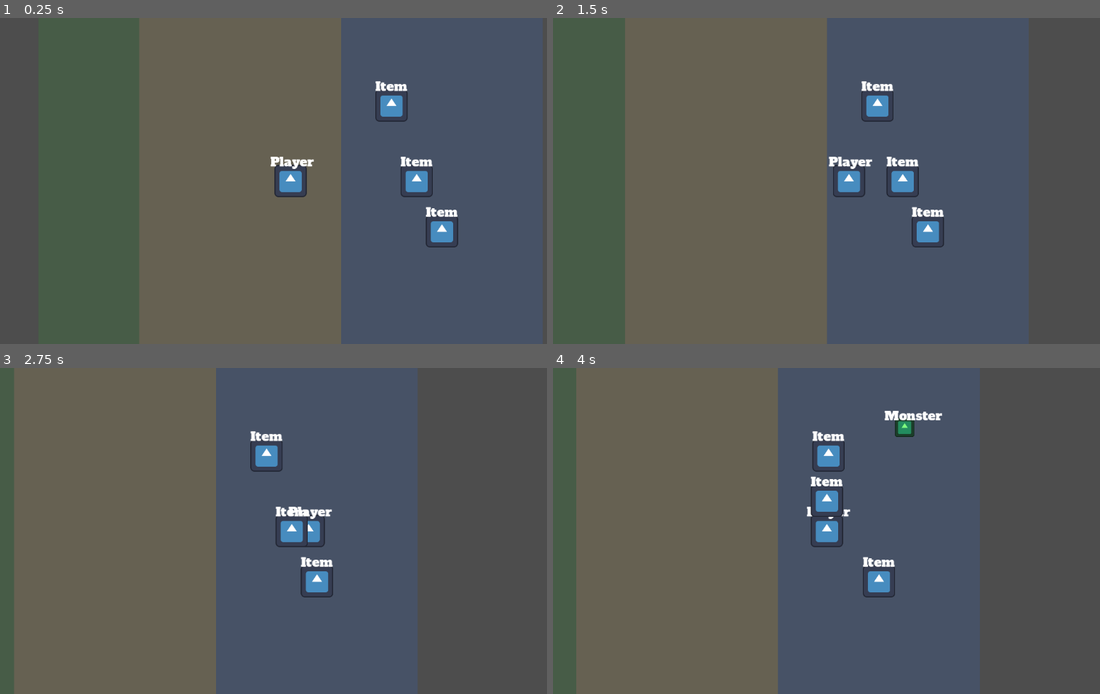
Above: before the commit, frames 1-4 (two rows, left to right).
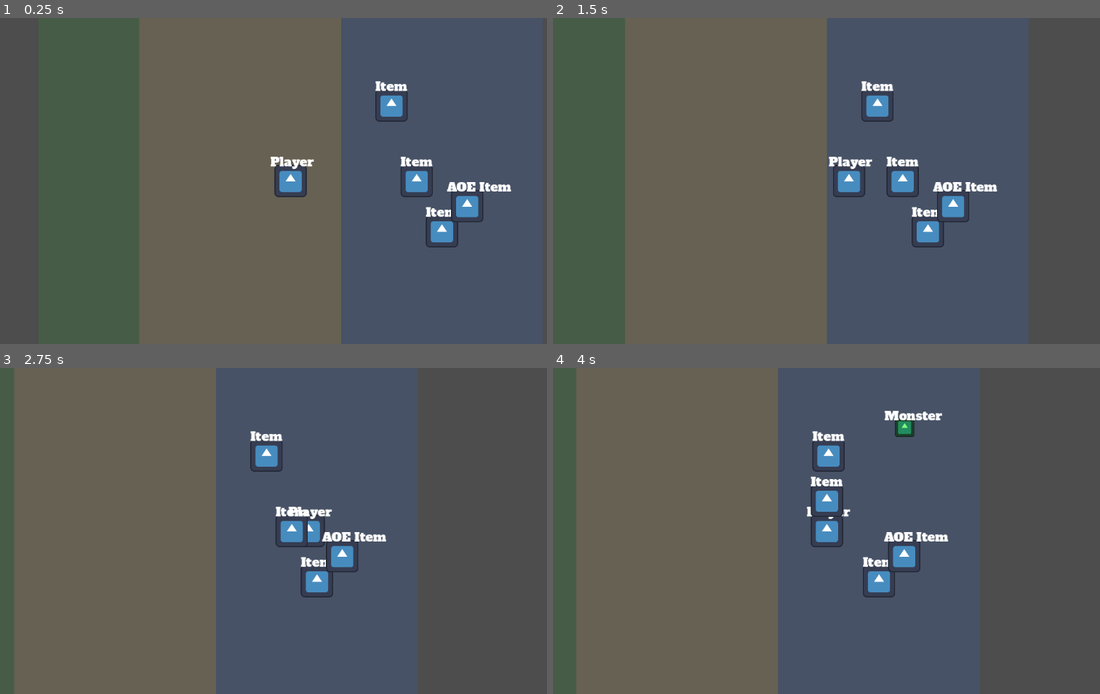
Above: after the commit, the same moments.

Repository: poga/dark-sea
Game: Godot game, scene res://scenes/game/main.tscn
Two runs of this game, one before a commit and one after it. Both use one fixed random seed, a clock stepped at 60 frames per second and the inputs below. The project has no main scene, so this scene is started directly. The engine's default icon, where the game draws it, is replaced by a stand-in: a white triangle on a blue panel in a dark square.
Inputs (mouse positions are in pixels of both pictures, inside the frame that each line leads up to):
- Up to frame 1 (0.25 s): no input
- Up to frame 2 (1.5 s): tap Enter at 0.5 s; move the mouse to (968, 164) at 0.52 s; hold D (move_right) 0.53-1.25 s; hold Space (interact) 0.53-1.25 s; click (968, 164) at 0.67 s; drag from (728, 197) to (591, 181) at 1.27 s
- Up to frame 3 (2.75 s): move the mouse to (350, 459) at 2.02 s; hold D (move_right) from 2.03 s (still down); tap Alt at 2.1 s
- Up to frame 4 (4 s): release D (move_right) at 2.75 s; drag from (815, 596) to (870, 531) at 2.77 s; move the mouse to (1017, 579) at 3.52 s; hold A (move_left) from 3.53 s (still down); hold Space (interact) from 3.53 s (still down)

The runs differ from the first frame. In frame 1, 0.6% of the frame differs, in the area x 81-94%, y 50-63%; in frame 2, 0.6%; in frame 3, 0.6%, in the area x 58-71%, y 50-63%; in frame 4, 0.6%.

Commit message:
feat: add AOE item as example custom turret type
Co-Authored-By: Claude Opus 4.6 <noreply@anthropic.com>

Diff:
--- /dev/null
+++ b/core/tests/test_aoe_item.gd
@@ -0,0 +1,28 @@
+extends GutTest
+
+var item: Area2D
+
+func before_each():
+	item = preload("res://scenes/item/aoe_item.tscn").instantiate()
+	add_child_autofree(item)
+
+func test_inherits_base_item_state():
+	assert_eq(item.current_state, item.State.PICKUP)
+
+func test_has_custom_export():
+	assert_true(item.explosion_radius > 0)
+
+func test_inherits_base_exports():
+	assert_eq(item.attack_range, 150.0)
+	assert_eq(item.attack_rate, 1.0)
+
+func test_drop_activates_turret():
+	item.drop()
+	assert_eq(item.current_state, item.State.TURRET)
+	var detection: Area2D = item.get_node("TurretState/DetectionArea")
+	assert_true(detection.monitoring)
+
+func test_pick_up_deactivates_turret():
+	item.drop()
+	item.pick_up()
+	assert_eq(item.current_state, item.State.PICKUP)
--- a/scenes/game/main.tscn
+++ b/scenes/game/main.tscn
@@ -6,6 +6,7 @@
 [ext_resource type="PackedScene" path="res://scenes/zones/beach_zone.tscn" id="4"]
 [ext_resource type="PackedScene" path="res://scenes/zones/sea_zone.tscn" id="5"]
 [ext_resource type="Script" path="res://scenes/game/test_spawner.gd" id="6"]
+[ext_resource type="PackedScene" path="res://scenes/item/aoe_item.tscn" id="7"]
 
 [node name="Main" type="Node2D"]
 
@@ -33,6 +34,9 @@
 [node name="Item3" parent="Items" instance=ExtResource("2")]
 position = Vector2(200, -150)
 
+[node name="AoeItem1" parent="Items" instance=ExtResource("7")]
+position = Vector2(350, 50)
+
 [node name="Monsters" type="Node2D" parent="."]
 
 [node name="TestSpawner" type="Node2D" parent="."]
--- /dev/null
+++ b/scenes/item/aoe_item.gd
@@ -0,0 +1,8 @@
+extends "res://scenes/item/base_item.gd"
+
+@export var explosion_radius: float = 80.0
+
+func _attack(target: Area2D) -> void:
+	for monster in _monsters_in_range:
+		if is_instance_valid(monster):
+			monster.take_damage(projectile_damage)
--- /dev/null
+++ b/scenes/item/aoe_item.tscn
@@ -0,0 +1,60 @@
+[gd_scene load_steps=4 format=3]
+
+[ext_resource type="Script" path="res://scenes/item/aoe_item.gd" id="1"]
+[ext_resource type="Texture2D" path="res://icon.svg" id="2"]
+
+[sub_resource type="CircleShape2D" id="SubResource_1"]
+radius = 20.0
+
+[sub_resource type="CircleShape2D" id="SubResource_2"]
+radius = 150.0
+
+[node name="Item" type="Area2D"]
+script = ExtResource("1")
+item_name = "AOE Item"
+
+[node name="PickupState" type="Node2D" parent="."]
+
+[node name="Sprite2D" type="Sprite2D" parent="PickupState"]
+texture = ExtResource("2")
+scale = Vector2(0.5, 0.5)
+
+[node name="Label" type="Label" parent="PickupState"]
+offset_left = -40.0
+offset_top = -55.0
+offset_right = 40.0
+offset_bottom = -35.0
+horizontal_alignment = 1
+text = "AOE Item"
+
+[node name="TurretState" type="Node2D" parent="."]
+visible = false
+
+[node name="Sprite2D" type="Sprite2D" parent="TurretState"]
+texture = ExtResource("2")
+scale = Vector2(0.5, 0.5)
+modulate = Color(0.5, 0.5, 1, 1)
+
+[node name="Label" type="Label" parent="TurretState"]
+offset_left = -40.0
+offset_top = -55.0
+offset_right = 40.0
+offset_bottom = -35.0
+horizontal_alignment = 1
+text = "AOE Turret"
+
+[node name="DetectionArea" type="Area2D" parent="TurretState"]
+collision_layer = 0
+collision_mask = 4
+monitoring = false
+
+[node name="CollisionShape2D" type="CollisionShape2D" parent="TurretState/DetectionArea"]
+shape = SubResource("SubResource_2")
+
+[node name="ShootTimer" type="Timer" parent="TurretState"]
+wait_time = 1.0
+one_shot = false
+autostart = false
+
+[node name="CollisionShape2D" type="CollisionShape2D" parent="."]
+shape = SubResource("SubResource_1")
Not shown: 1 places in scenes/game/main.tscn that only renumber resources
